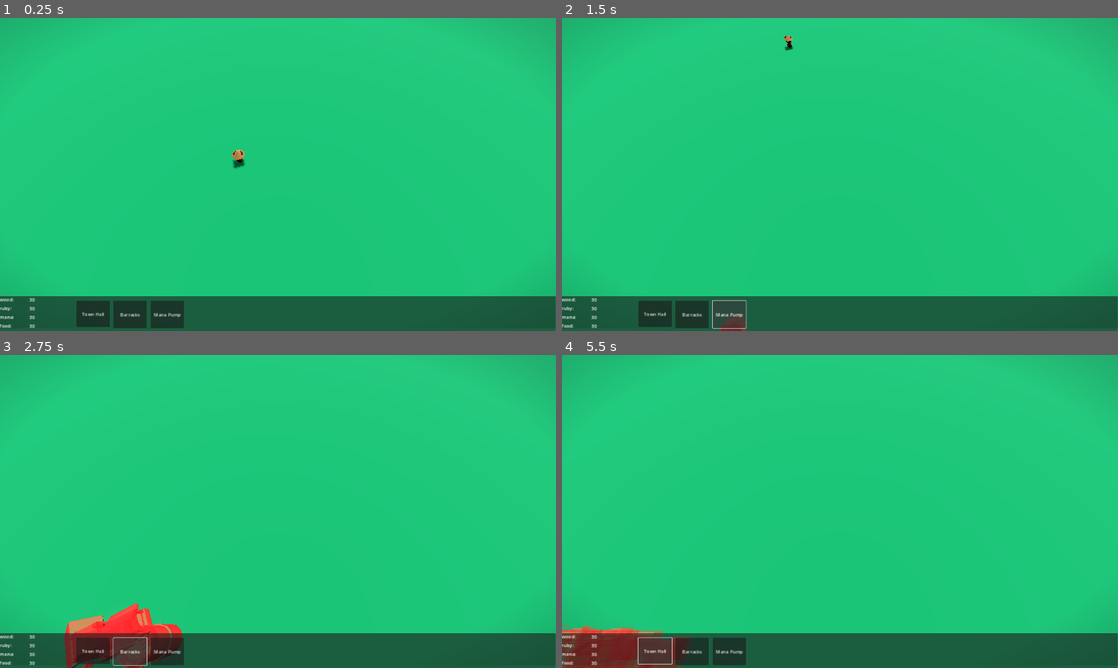
Above: before the commit, frames 1-4 (two rows, left to right).
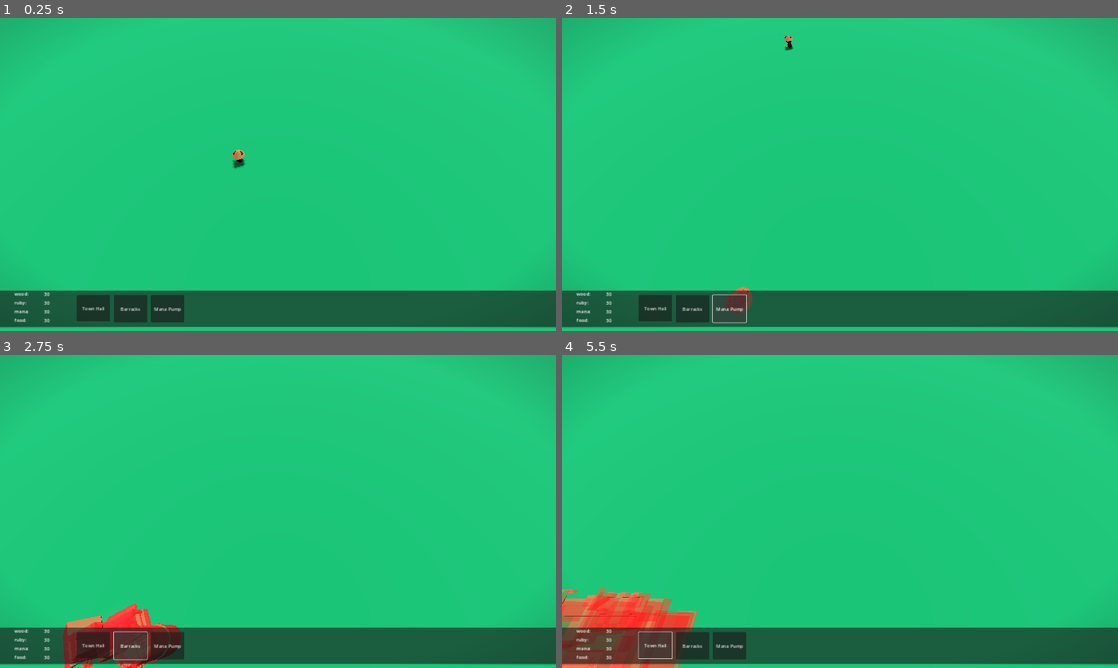
Above: after the commit, the same moments.

Repository: ItsRhysNotRhys/OathKeeper
Game: Godot game, scene res://Scenes/Maps/Test.tscn
The game is run twice, just before and just after one commit, with the same random seed, the same clock (stepped at 60 frames per second) and the same inputs.
Inputs:
- Up to frame 1 (0.25 s): no input
- Up to frame 2 (1.5 s): click "Town Hall" at 0.5 s; click "Mana Pump" at 1.25 s
- Up to frame 3 (2.75 s): click "Barracks" at 2 s
- Up to frame 4 (5.5 s): click "Town Hall" at 2.75 s; click "Mana Pump" at 3.5 s; click "Barracks" at 4.25 s; click "Town Hall" at 5 s

The runs differ from the first frame. In frame 1, 4.1% of the frame differs, in the area x 0-100%, y 87-100%; in frame 2, 4.3%; in frame 3, 4.3%; in frame 4, 6.6%, in the area x 0-100%, y 74-100%.

Commit message:
UI: bandaid fixed UI cut-off

Diff:
--- a/Assets/post_processing/pixelation_effect.tres
+++ b/Assets/post_processing/pixelation_effect.tres
@@ -1,9 +1,3 @@
-[gd_resource type="ShaderMaterial" load_steps=2 format=3 uid="uid://c11hcwrxcakjn"]
-
-[ext_resource type="Shader" path="res://Assets/post_processing/vignette.gdshader" id="1_4f1aw"]
+[gd_resource type="ShaderMaterial" format=3 uid="uid://c11hcwrxcakjn"]
 
 [resource]
-shader = ExtResource("1_4f1aw")
-shader_parameter/alpha = 1.0
-shader_parameter/inner_radius = 0.0
-shader_parameter/outer_radius = 1.0
--- a/Scenes/Maps/Test.tscn
+++ b/Scenes/Maps/Test.tscn
@@ -59,3 +59,6 @@
 offset_bottom = 1070.0
 
 [node name="Control" parent="." instance=ExtResource("3_arkqv")]
+offset_left = 0.0
+offset_right = 0.0
+offset_bottom = -20.0
--- a/Scenes/UI/Interface.tscn
+++ b/Scenes/UI/Interface.tscn
@@ -95,8 +95,9 @@
 anchors_preset = 15
 anchor_right = 1.0
 anchor_bottom = 1.0
+offset_left = 50.0
 offset_top = -19.0
-offset_right = 8.0
+offset_right = 59.0
 offset_bottom = 45.0
 grow_horizontal = 2
 grow_vertical = 2
